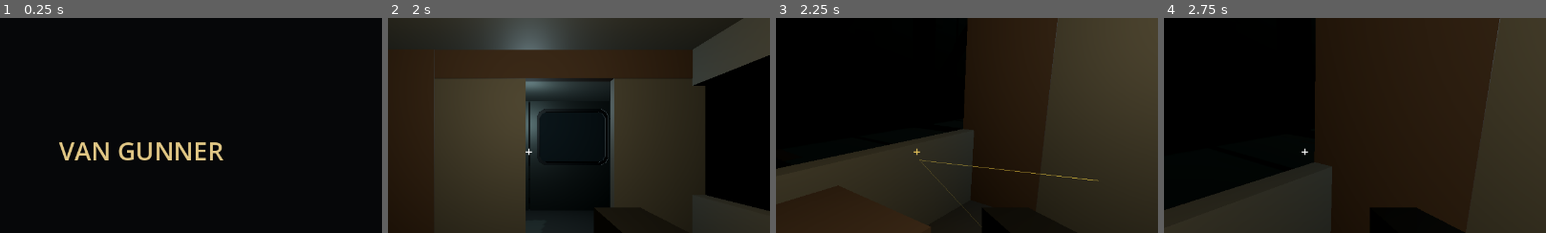
Above: before the commit, frames 1-4 (left to right).
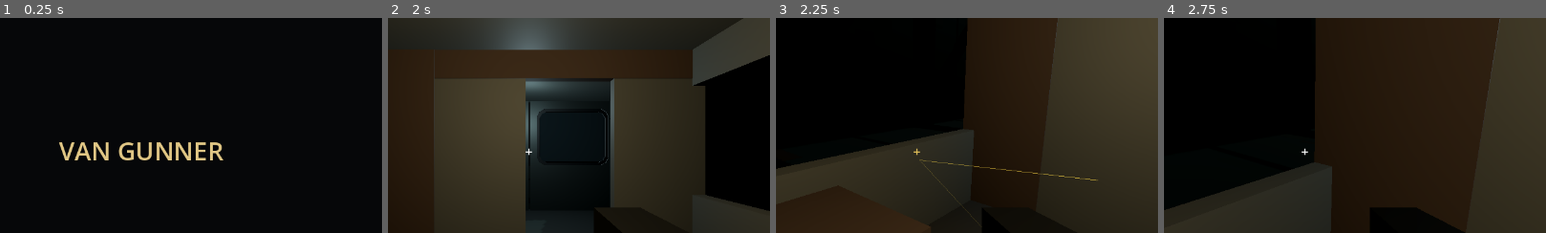
Above: after the commit, the same moments.

Repository: SebastianFreitas/van-gunner
Game: Godot game, scene res://scenes/boot/boot.tscn
Same seed, same stepped clock (60 frames per second), same inputs: the game is played once before the commit and once after it.
Inputs (mouse positions are % of the whole screen's width and height, from its top left):
- Up to frame 1 (0.25 s): no input
- Up to frame 2 (2 s): tap Enter at 0.5 s; move the mouse to (72, 45) at 0.52 s; hold D (move_right) 0.53-1.25 s; hold E (interact) 0.53-1.25 s; click "SLOT 1 · NEW RUN" at 1.25 s
- Up to frame 3 (2.25 s): tap Space at 2 s; move the mouse to (45, 50) at 2.02 s; hold W (move_forward) from 2.03 s (still down); click (45, 50) at 2.1 s
- Up to frame 4 (2.75 s): keep holding W (move_forward)
The pictures show only the part of the screen within x 32-82%, y 19-69%; the shares and areas given below are measured in that part.

Frames 1-2 are identical in both runs. In frame 3, 0.1% of the frame differs, in the area x 38-85%, y 65-76%; in frame 4, nothing differs.

Commit message:
some minor stuff

Diff:
--- a/resources/combat/default_gun_stats.tres
+++ b/resources/combat/default_gun_stats.tres
@@ -1,19 +1,9 @@
-[gd_resource type="Resource" script_class="GunStats" load_steps=2 format=3]
+[gd_resource type="Resource" script_class="GunStats" format=3 uid="uid://mneegpjp2dlr"]
 
-[ext_resource type="Script" path="res://scripts/combat/gun_stats.gd" id="1"]
+[ext_resource type="Script" uid="uid://bch06me6kkum0" path="res://scripts/combat/gun_stats.gd" id="1"]
 
 [resource]
 script = ExtResource("1")
-fire_rate = 4.0
-damage_per_shot = 1.0
-bullet_speed = 70.0
+bullet_speed = 100.0
 bullet_weight = 0.35
-bullet_size = 0.045
-reload_speed = 1.2
-mag_size = 12
-aim_range = 80.0
-damage_type = 0
-explosion_radius = 1.8
 max_bounces = 1
-bounce_speed_retention = 0.6
-bounce_damage_retention = 0.8
--- a/scenes/boot/boot.tscn
+++ b/scenes/boot/boot.tscn
@@ -1,8 +1,8 @@
-[gd_scene load_steps=2 format=3]
+[gd_scene format=3 uid="uid://b2vdcevfiplnw"]
 
-[ext_resource type="Script" path="res://scripts/ui/boot.gd" id="1"]
+[ext_resource type="Script" uid="uid://cssn1bwp0vav3" path="res://scripts/ui/boot.gd" id="1"]
 
-[node name="Boot" type="Control"]
+[node name="Boot" type="Control" unique_id=1453999762]
 layout_mode = 3
 anchors_preset = 15
 anchor_right = 1.0
@@ -11,7 +11,7 @@
 grow_vertical = 2
 script = ExtResource("1")
 
-[node name="Background" type="ColorRect" parent="."]
+[node name="Background" type="ColorRect" parent="." unique_id=1286153769]
 layout_mode = 1
 anchors_preset = 15
 anchor_right = 1.0
@@ -20,7 +20,7 @@
 grow_vertical = 2
 color = Color(0.025, 0.03, 0.035, 1)
 
-[node name="Title" type="Label" parent="."]
+[node name="Title" type="Label" parent="." unique_id=115167535]
 layout_mode = 1
 anchors_preset = 8
 anchor_left = 0.5
Not shown, changed: scenes/items/boons/more_frozen_loot.svg.import
